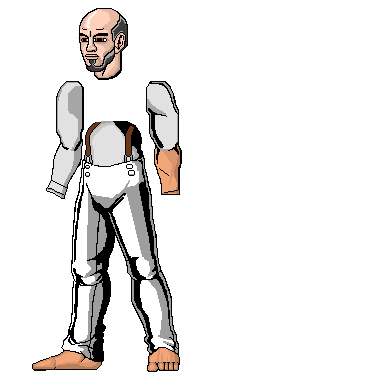
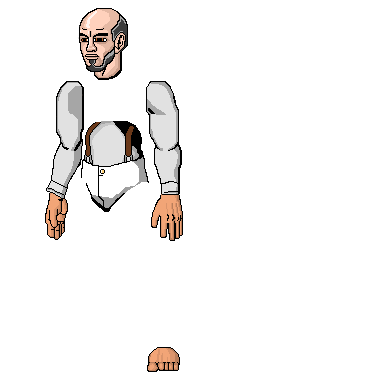
Revision of a layered 380 x 380 image; what changed, layer by layer:
painted on "Braço direito" over [148,82,178,151]
painted on "cintura" over [78,159,146,208]
painted on "Braço esquerdo" over [58,82,67,94]
painted on "antebraço esquerdo" over [154,136,182,195]
showed "mãos" over [45,185,183,241]
hid "joelho esquerdo #1" over [126,254,161,280]
hid "coxa esquerda" over [107,176,159,280]
hid "perna direita" over [72,185,115,273]
hid "canela esquerda #1" over [131,262,179,355]
hid "joelho esquerdo" over [71,249,109,286]
hid "canela direita" over [69,262,111,344]
hid "tornozelo direito" over [61,316,106,362]
hid "dedinho do pé esquerdo" over [32,344,98,371]
hid "pé esquerdo" over [45,349,102,370]
